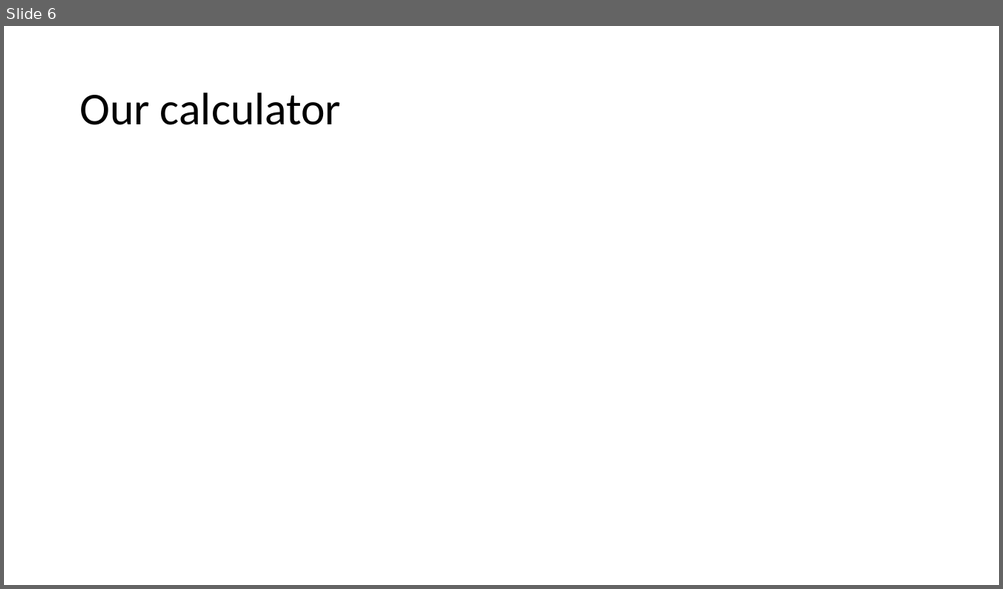
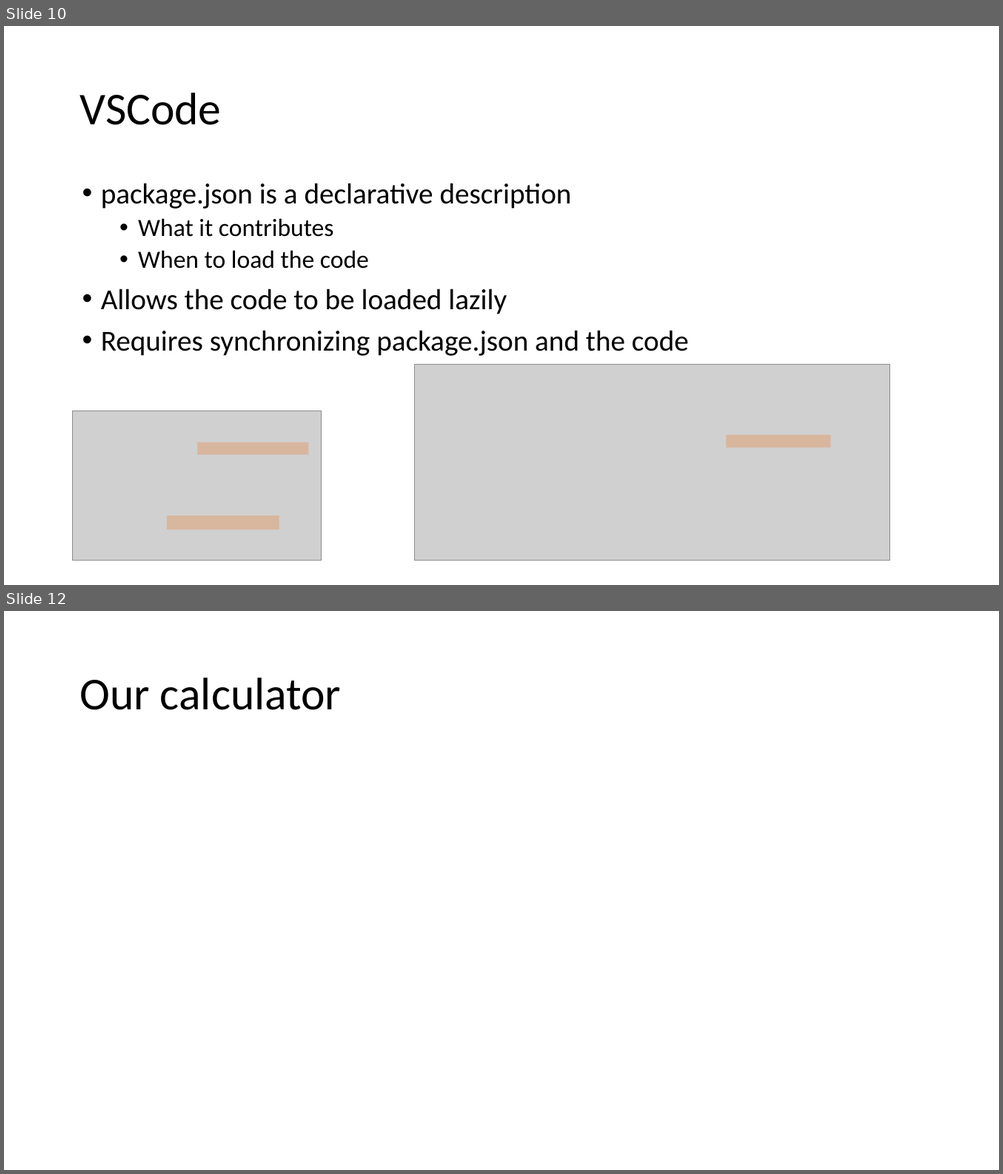
Before and after one commit to diffplug/sockets-and-plugs, a slide deck: Socket and Plugs.pptx. Shown one above the other, each under a label of ours: slide 6 before the commit, slides 10 and 12 after it; the slides between them are not shown. The pictures are 1003x589 and 1003x1174 pixels, drawn with LibreOffice and Linux fonts; fonts in the diff are those of the drawing; grey boxes stand for pictures. Boxes give left, top, right and bottom in pixels: in the first picture for what was removed or moved away, otherwise in the second. Text is boxed around its words. In the diff, an @@ line names an element or a change of style, - is before the commit and + after.

Commit message:
Added VSCode example.

```diff
--- a/Socket and Plugs.pptx
+++ b/Socket and Plugs.pptx
@@ slide 10 added at [4, 26, 999, 585], background #FFFFFF @@
@@ title added at [79, 93, 221, 125], 44 pt, text #000000 @@
+VSCode
@@ text added at [101, 183, 688, 356], 28 pt, text #000000 @@
+• package.json is a declarative description
+  • What it contributes
+  • When to load the code
+• Allows the code to be loaded lazily
+• Requires synchronizing package.json and the code
@@ picture added at [415, 365, 889, 561] @@
@@ picture added at [73, 411, 322, 561] @@
@@ rectangle added at [197, 443, 308, 455], fill #ED7D31 at 31% opacity @@
@@ rectangle added at [726, 435, 831, 448], fill #ED7D31 at 31% opacity @@
@@ rectangle added at [167, 516, 279, 531], fill #ED7D31 at 31% opacity @@
@@ what was slide 6 is now slide 12 @@
```
Also in this commit, not shown: 3 slides changed, 8 other slides added, 11 other files.
